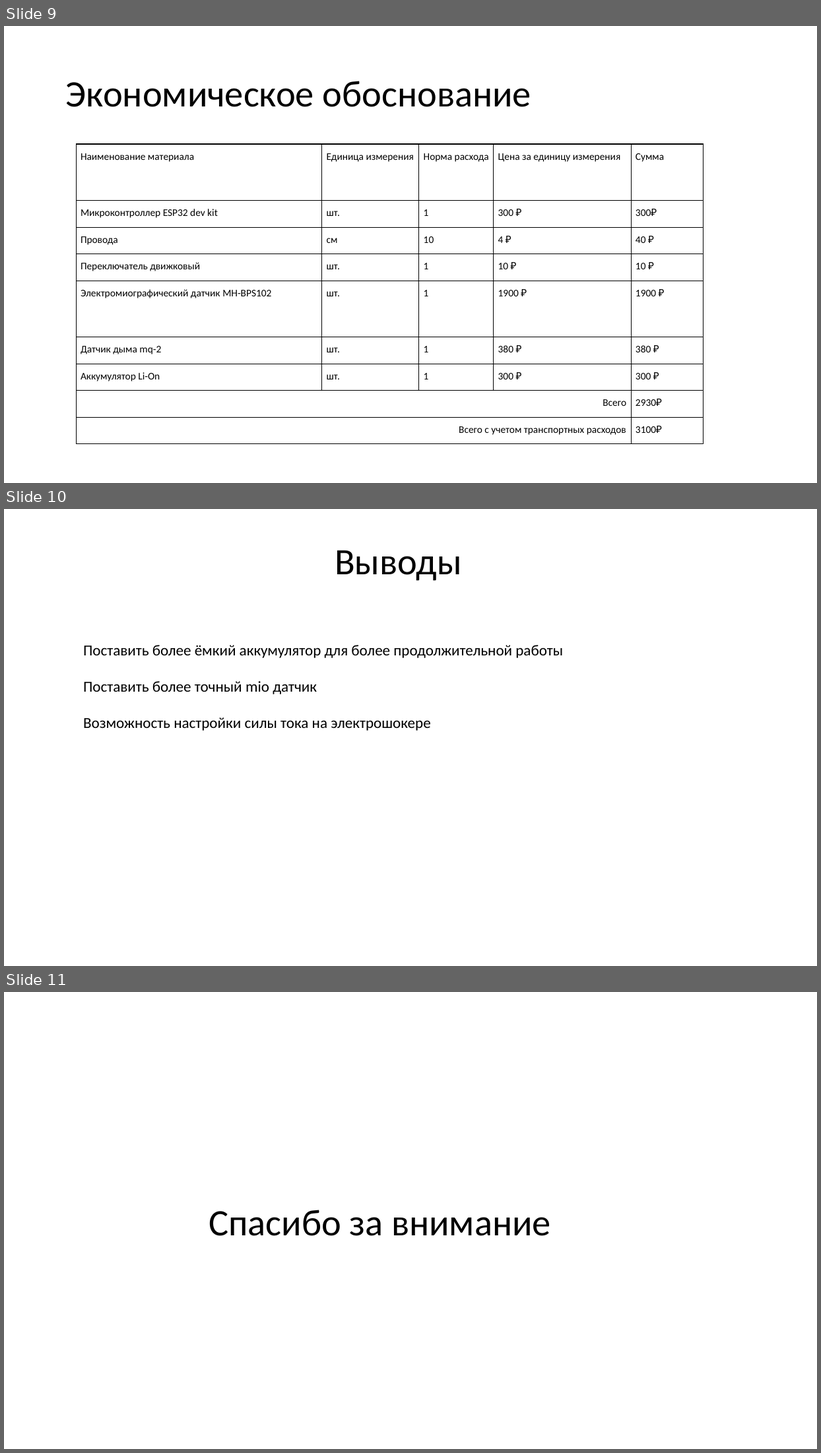
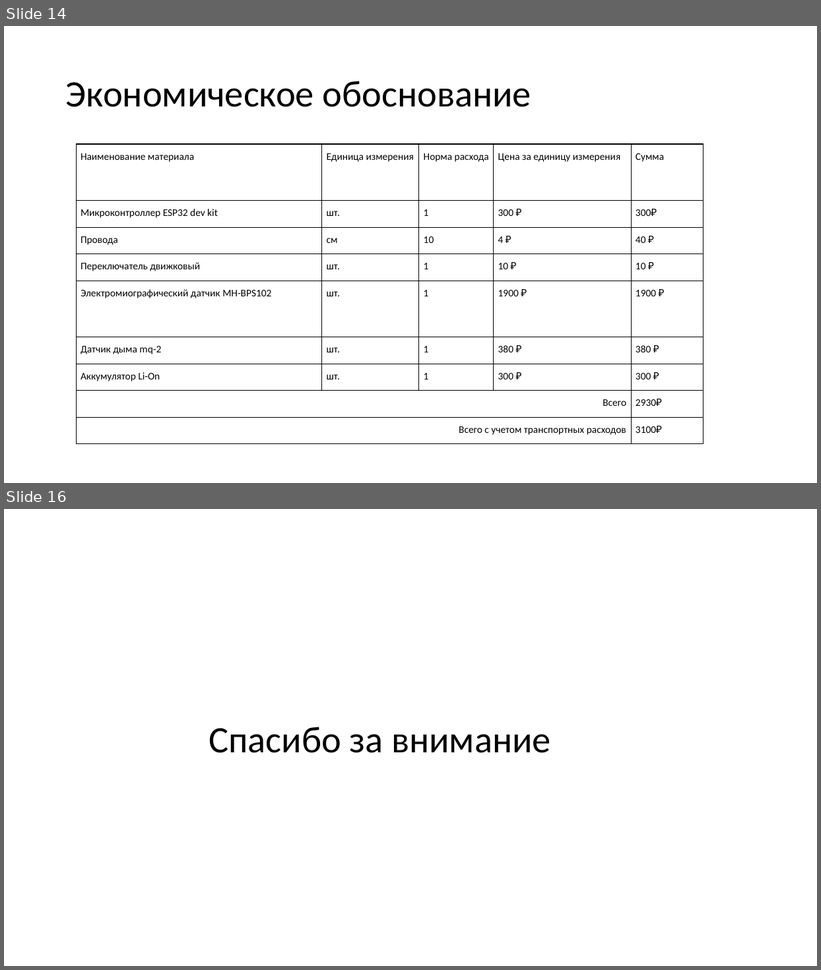
Before and after one commit to pepellsd/diplom, a slide deck: presentation.pptx. Shown one above the other, each under a label of ours: slides 9, 10 and 11 before the commit, slides 14 and 16 after it; the slides between them are not shown. The pictures are 821x1453 and 821x970 pixels, drawn with LibreOffice and Linux fonts; fonts in the diff are those of the drawing. Boxes give left, top, right and bottom in pixels: in the first picture for what was removed or moved away, otherwise in the second. Text is boxed around its words. In the diff, an @@ line names an element or a change of style, - is before the commit and + after.

```diff
--- a/presentation.pptx
+++ b/presentation.pptx
@@ slide 10 removed at (4, 509, 817, 966), background #FFFFFF @@
@@ title removed at (335, 550, 462, 581) @@
-Выводы
@@ text removed at (83, 645, 563, 731) @@
-Поставить более ёмкий аккумулятор для более продолжительной работы
-Поставить более точный mio датчик
-Возможность настройки силы тока на электрошокере
@@ what was slide 9 is now slide 14 @@
@@ what was slide 11 is now slide 16 @@
```
Also in this commit, not shown: 3 slides changed, 6 slides added, 3 other slides removed, 9 other files.
